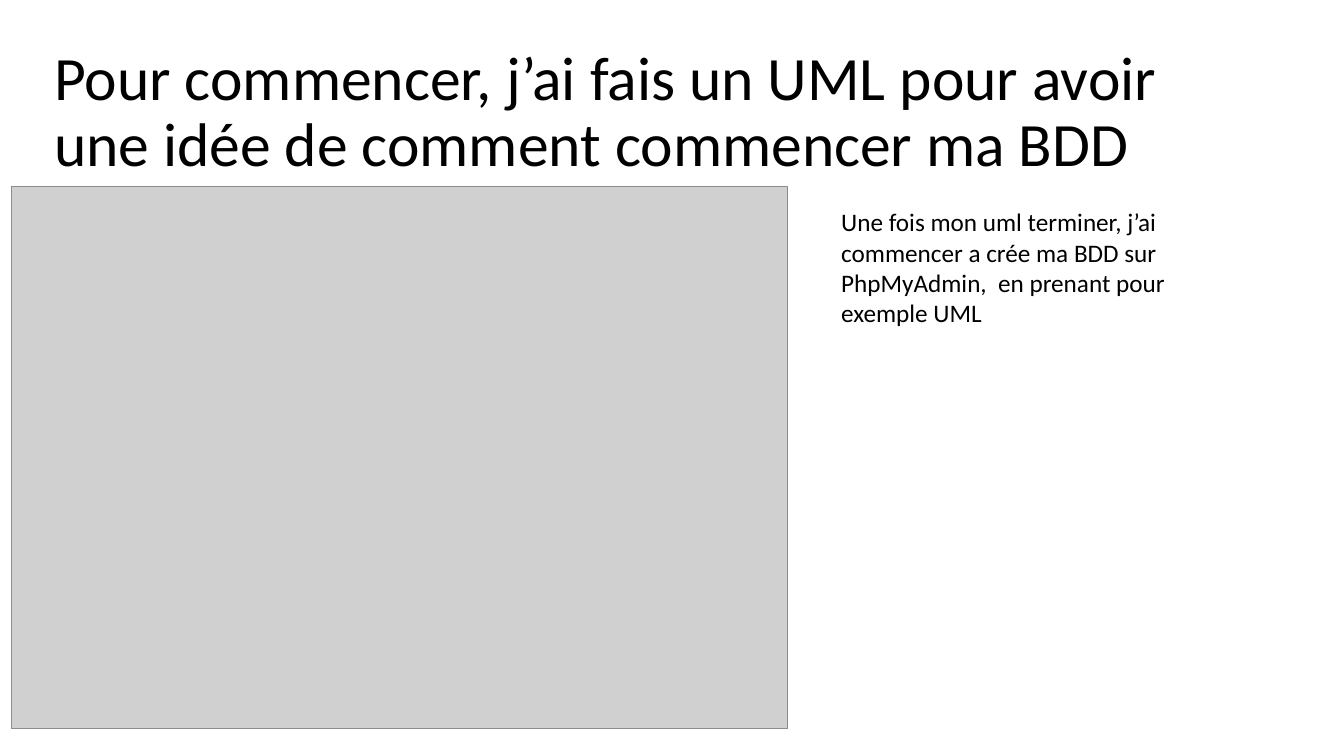
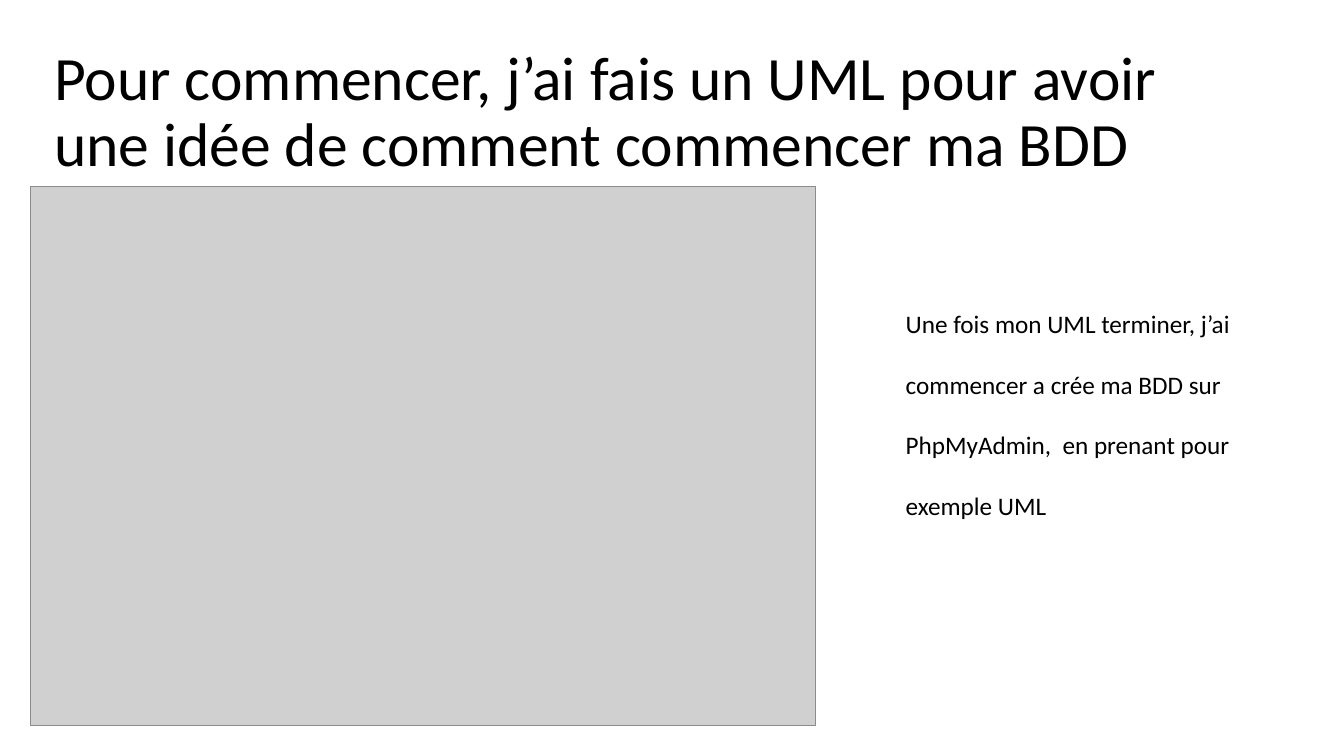
Before and after one commit to yamsmdj/OnePiece, a slide deck: slide 2 of bd/ONE PIECE.pptx. Drawn at 1344x756 pixels with LibreOffice and Linux fonts; fonts in the diff are those of the drawing; grey boxes stand for pictures. Boxes give left, top, right and bottom in pixels: in the first picture for what was removed or moved away, otherwise in the second. Text is boxed around its words. In the diff, an @@ line names an element or a change of style, - is before the commit and + after.

```diff
--- a/bd/ONE PIECE.pptx
+++ b/bd/ONE PIECE.pptx
@@ picture: place and size @@
-picture at (11, 187, 787, 729)
+picture at (30, 187, 816, 726)
@@ text at (906, 315, 1230, 519): text changed @@
-Une fois mon uml terminer, j’ai commencer a crée ma BDD sur PhpMyAdmin, en prenant pour exemple UML
+Une fois mon UML terminer, j’ai commencer a crée ma BDD sur PhpMyAdmin, en prenant pour exemple UML
```
Also in this commit, not shown: 1 other slide changed, 6 other files.
